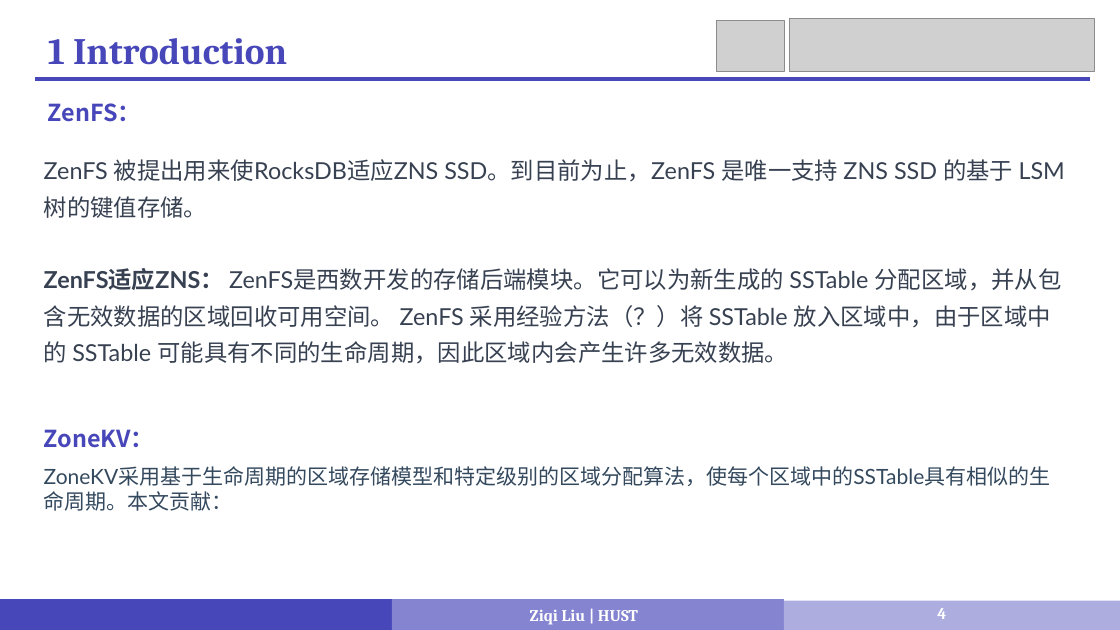
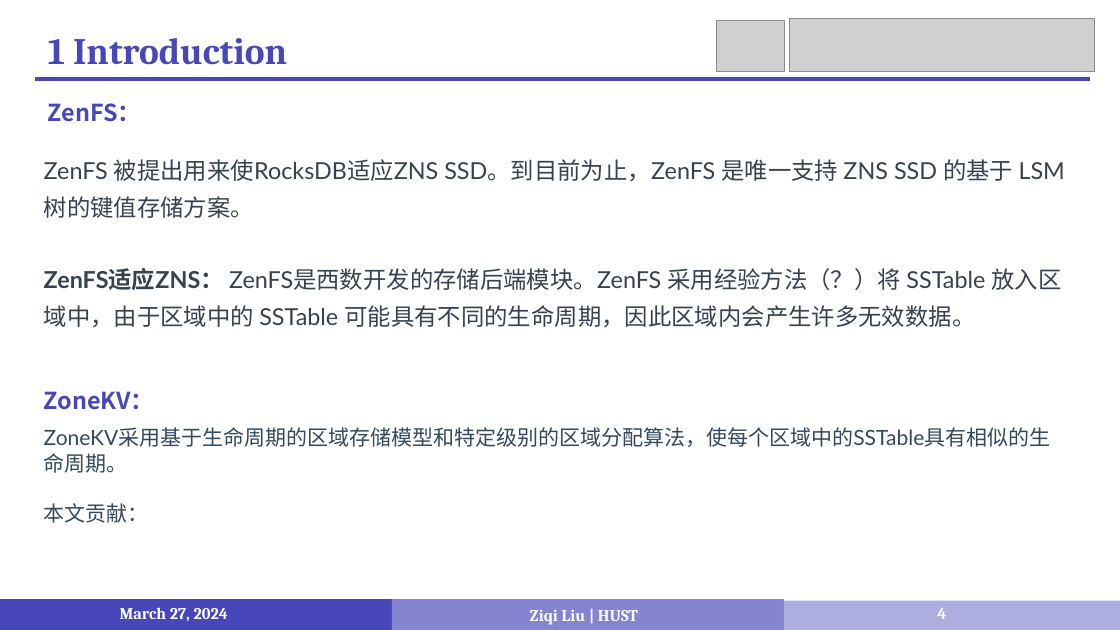
Before and after one commit to LiuziqiOvO/md, a slide deck: slide 4 of Paper/报告/5_ZoneKV .pptx. Drawn at 1120x630 pixels with LibreOffice and Linux fonts; fonts in the diff are those of the drawing; grey boxes stand for pictures. Boxes give left, top, right and bottom in pixels: in the first picture for what was removed or moved away, otherwise in the second. Text is boxed around its words. In the diff, an @@ line names an element or a change of style, - is before the commit and + after.

```diff
--- a/Paper/报告/5_ZoneKV .pptx
+++ b/Paper/报告/5_ZoneKV .pptx
@@ text at <box>44,159,1065,327</box>: text changed @@
-ZenFS 被提出用来使RocksDB适应ZNS SSD。到目前为止，ZenFS 是唯一支持 ZNS SSD 的基于 LSM 树的键值存储。
-ZenFS适应ZNS： ZenFS是西数开发的存储后端模块。它可以为新生成的 SSTable 分配区域，并从包含无效数据的区域回收可用空间。 ZenFS 采用经验方法（？）将 SSTable 放入区域中，由于区域中的 SSTable 可能具有不同的生命周期，因此区域内会产生许多无效数据。
+ZenFS 被提出用来使RocksDB适应ZNS SSD。到目前为止，ZenFS 是唯一支持 ZNS SSD 的基于 LSM 树的键值存储方案。
+ZenFS适应ZNS： ZenFS是西数开发的存储后端模块。ZenFS 采用经验方法（？）将 SSTable 放入区域中，由于区域中的 SSTable 可能具有不同的生命周期，因此区域内会产生许多无效数据。
@@ text "ZoneKV：": place and size @@
-text "ZoneKV：" at <box>44,429,155,448</box>
+text "ZoneKV：" at <box>44,391,155,410</box>
@@ text at <box>44,427,1051,523</box>: text changed @@
-ZoneKV采用基于生命周期的区域存储模型和特定级别的区域分配算法，使每个区域中的SSTable具有相似的生命周期。本文贡献：
+ZoneKV采用基于生命周期的区域存储模型和特定级别的区域分配算法，使每个区域中的SSTable具有相似的生命周期。
+本文贡献：
@@ text added at <box>120,607,228,621</box>, 14 pt, text #FFFFFF, bold @@
+March 27, 2024
```
Also in this commit, not shown: 10 other slides changed, 10 slides removed, 5 other files.
